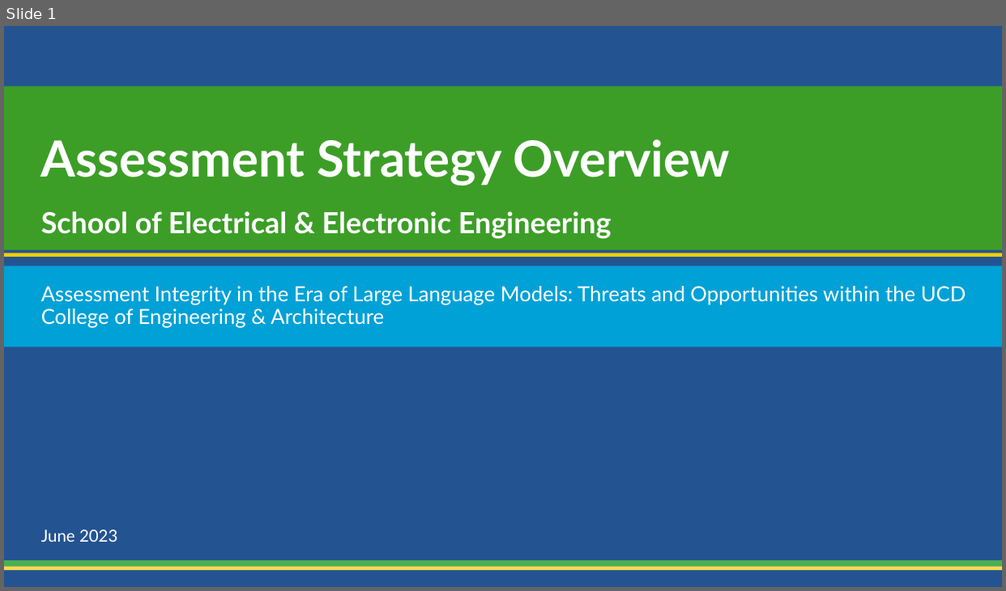
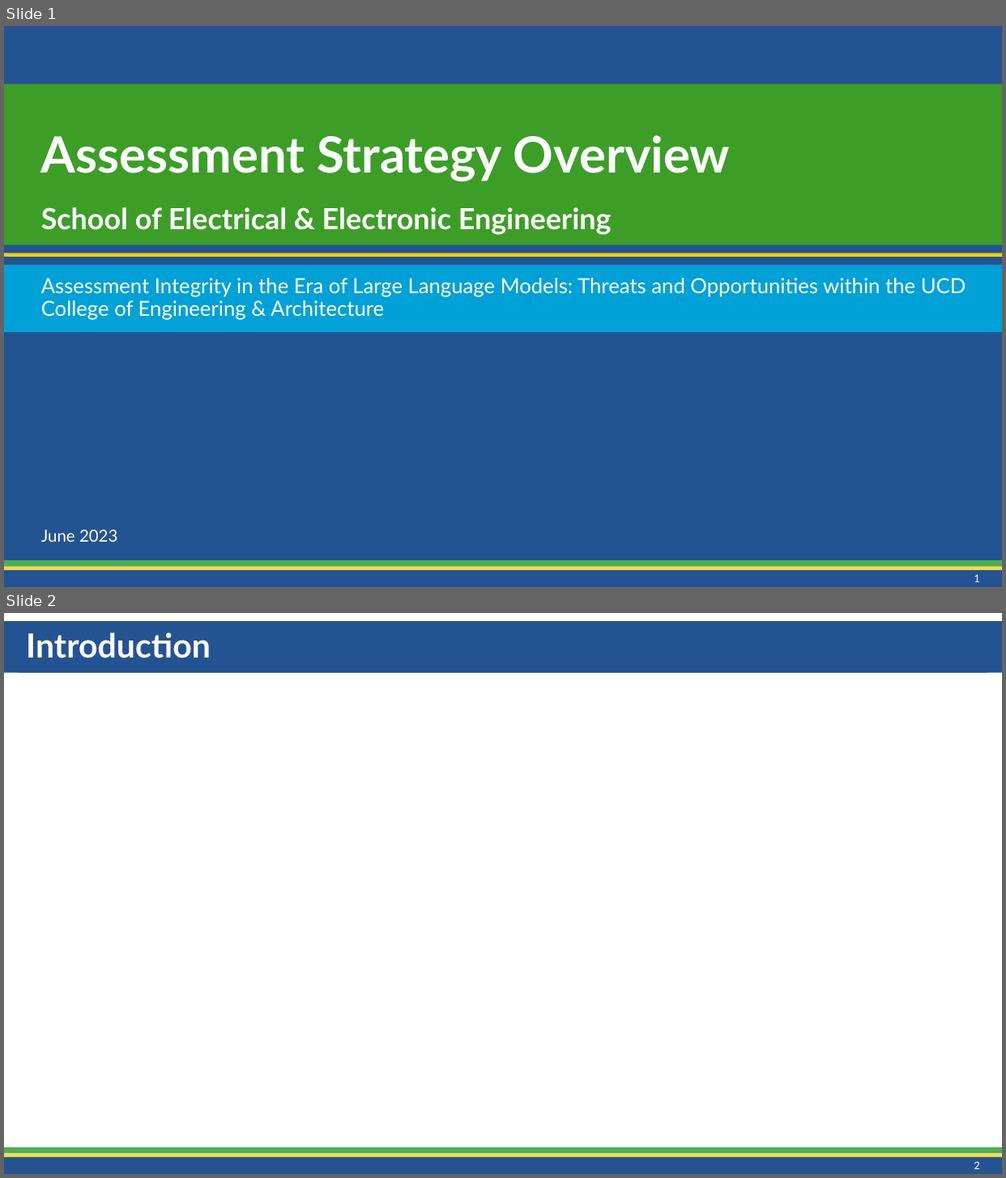
Before and after one commit to CathaloFaolain/ChatGPTAssessment, a slide deck: Slides/Schools Snapshot/AssessmentOverview_SEEE_202306.pptx. Shown one above the other, each under a label of ours: slide 1 before the commit, slides 1 and 2 after it. The pictures are 1006x591 and 1006x1178 pixels, drawn with LibreOffice and Linux fonts; fonts in the diff are those of the drawing; background and template pictures are left out. Boxes give left, top, right and bottom in pixels: in the first picture for what was removed or moved away, otherwise in the second. Text is boxed around its words. In the diff, an @@ line names an element or a change of style, - is before the commit and + after.

```diff
--- a/Slides/Schools Snapshot/AssessmentOverview_SEEE_202306.pptx
+++ b/Slides/Schools Snapshot/AssessmentOverview_SEEE_202306.pptx
@@ slide 2 added at (4, 613, 1002, 1174), background #FFFFFF; not listed: 3 template elements that a slide beside it also shows @@
@@ rectangle added at (4, 621, 1002, 673), fill #245391 @@
@@ title added at (19, 621, 987, 673), fill #245391, 32 pt, text #FFFFFF, bold @@
+Introduction
@@ page number added at (974, 1161, 979, 1169), 10 pt, text #FFFFFF @@
+2
@@ slide 1 changed as well @@
@@ title "Assessment Strategy Overview School of ...": place and size @@
-title "Assessment Strategy Overview School of ..." at (4, 87, 1002, 250)
+title "Assessment Strategy Overview School of ..." at (4, 84, 1002, 245)
@@ subtitle "Assessment Integrity in the Era ...": place and size @@
-subtitle "Assessment Integrity in the Era ..." at (4, 267, 1002, 347)
+subtitle "Assessment Integrity in the Era ..." at (4, 265, 1002, 332)
@@ page number added at (974, 574, 979, 582), 10 pt, text #FFFFFF @@
+1
```
Also in this commit, not shown: 5 other slides changed, 5 other files.
